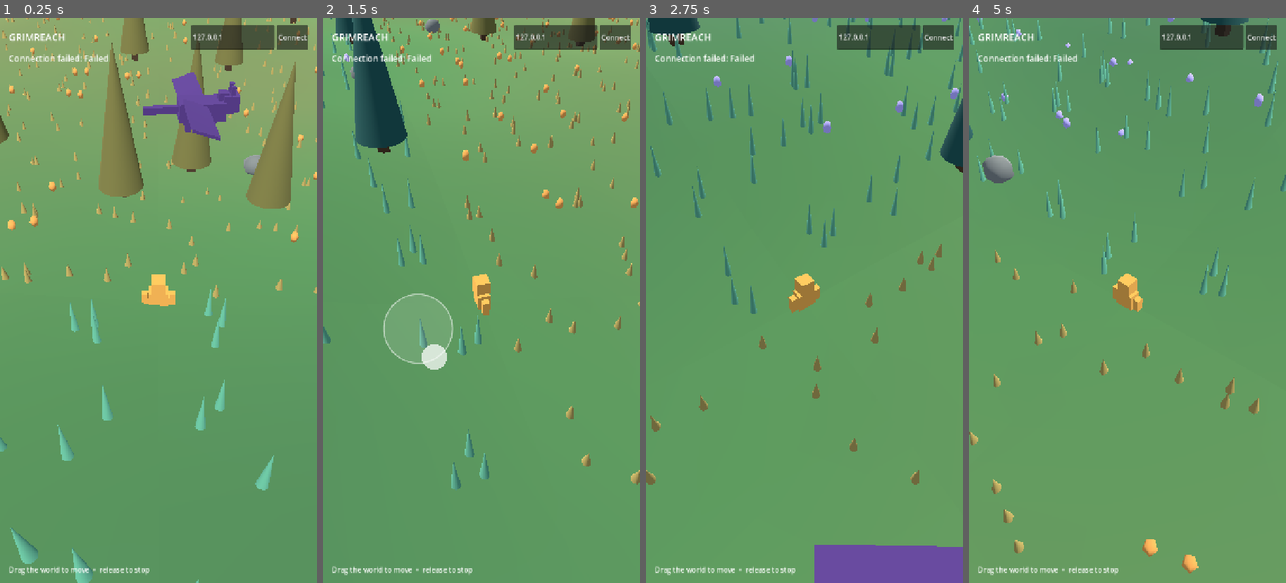
Above: before the commit, frames 1-4 (left to right).
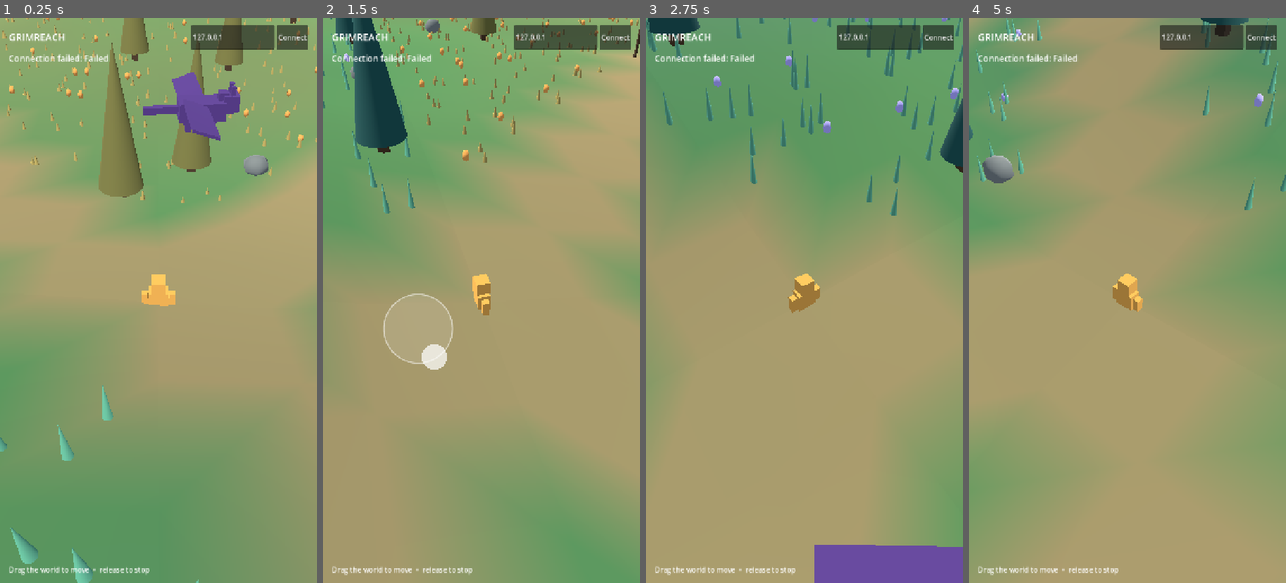
Above: after the commit, the same moments.

Repository: mozrin/grimreach
Game: Godot game, scene res://main.tscn
The game is run twice, just before and just after one commit, with the same random seed, the same clock (stepped at 60 frames per second) and the same inputs.
Inputs (mouse positions are in pixels of both pictures, inside the frame that each line leads up to):
- Up to frame 1 (0.25 s): no input
- Up to frame 2 (1.5 s): move the mouse to (551, 272) at 0.52 s; hold D 0.53-1.25 s; hold Q 0.53-1.25 s; click (551, 272) at 0.67 s; drag from (418, 328) to (465, 413) at 1.27 s
- Up to frame 3 (2.75 s): move the mouse to (836, 176) at 2.02 s; hold D from 2.03 s (still down); hold Q from 2.03 s (still down)
- Up to frame 4 (5 s): release D at 2.75 s; release Q at 2.75 s; drag from (1111, 413) to (1032, 215) at 2.77 s; move the mouse to (1222, 385) at 3.52 s; hold A 3.53-4.25 s; hold Q 3.53-4.25 s; drag from (1032, 215) to (1079, 159) at 4.27 s

The runs differ from the first frame. In frame 1, 51% of the frame differs, in the area x 0-100%, y 7-100%; in frame 2, 70%; in frame 3, 65%; in frame 4, 85%, in the area x 0-100%, y 0-100%.

Commit message:
feat(world): add discoverable sites and route network
Place stable camps, shrines, and courts across streamed regions with named landmarks and visible routes. Mirror solid footprints and clear travel corridors in the authoritative server, with focused site and collision checks.

Diff:
--- /dev/null
+++ b/client/tests/sites_smoke.gd
@@ -0,0 +1,32 @@
+extends SceneTree
+
+const TERRAIN_SCRIPT = preload("res://world/terrain.gd")
+
+
+func _initialize() -> void:
+	var terrain = TERRAIN_SCRIPT.new()
+	root.add_child(terrain)
+	await process_frame
+	var expected := {
+		Vector2i.ZERO: "ruin:0:0",
+		Vector2i(-1, -1): "camp:-1:-1",
+		Vector2i(0, -1): "shrine:0:-1",
+	}
+	for key in expected:
+		if not terrain.sites.has(key) or terrain.sites[key].id != expected[key]:
+			push_error("Starting area is missing a distinct destination")
+			quit(1)
+			return
+	var original: Dictionary = terrain.sites[Vector2i(0, -1)]
+	terrain.update_around(Vector3(1000, 0, 1000))
+	if terrain.sites.has(Vector2i(0, -1)):
+		push_error("Distant travel retained a faraway site")
+		quit(1)
+		return
+	terrain.update_around(Vector3.ZERO)
+	if terrain.sites[Vector2i(0, -1)].id != original.id:
+		push_error("Returning to a site changed its identity")
+		quit(1)
+		return
+	print("Site streaming smoke test passed")
+	quit()
--- a/client/world/terrain.gd
+++ b/client/world/terrain.gd
@@ -9,6 +9,7 @@
 var ridge := FastNoiseLite.new()
 var climate := FastNoiseLite.new()
 var chunks := {}
+var sites := {}
 var center_chunk := Vector2i(2147483647, 2147483647)
 var terrain_material := StandardMaterial3D.new()
 var trunk_material := StandardMaterial3D.new()
@@ -95,6 +96,7 @@
 		if abs(key.x - center_chunk.x) > VIEW_RADIUS or abs(key.y - center_chunk.y) > VIEW_RADIUS:
 			chunks[key].queue_free()
 			chunks.erase(key)
+			sites.erase(key)
 	for z in range(center_chunk.y - VIEW_RADIUS, center_chunk.y + VIEW_RADIUS + 1):
 		for x in range(center_chunk.x - VIEW_RADIUS, center_chunk.x + VIEW_RADIUS + 1):
 			var key := Vector2i(x, z)
@@ -130,10 +132,45 @@
 	instance.material_override = terrain_material
 	root.add_child(instance)
 	_populate_chunk(root, key)
+	var site := _site_for_chunk(key)
+	if not site.is_empty():
+		sites[key] = site
+		_add_site(root, site)
 	return root
 
 
+func _site_for_chunk(key: Vector2i) -> Dictionary:
+	var kind := ""
+	if key == Vector2i.ZERO or (posmod(key.x, 7) == 0 and posmod(key.y, 7) == 0):
+		kind = "ruin"
+	elif key == Vector2i(-1, -1):
+		kind = "camp"
+	elif key == Vector2i(0, -1):
+		kind = "shrine"
+	elif _hash(key.x, key.y, 47) % 3 == 0:
+		kind = ["ruin", "camp", "shrine"][_hash(key.x, key.y, 53) % 3]
+	if kind == "":
+		return {}
+	var offset := 19.0 if kind == "ruin" else 24.0
+	var position := Vector3(key.x * CHUNK_SIZE + offset, 0, key.y * CHUNK_SIZE + offset)
+	position.y = height_at(position.x, position.z)
+	var title: String = {"ruin": "Fallen Court", "camp": "Wayfarer Camp", "shrine": "Old Star Shrine"}[kind]
+	return {"id": "%s:%d:%d" % [kind, key.x, key.y], "kind": kind, "name": title, "position": position}
+
+
+func nearest_site(world_position: Vector3, radius: float) -> Dictionary:
+	var result := {}
+	var nearest := radius
+	for site in sites.values():
+		var distance: float = Vector2(world_position.x, world_position.z).distance_to(Vector2(site.position.x, site.position.z))
+		if distance < nearest:
+			nearest = distance
+			result = site
+	return result
+
+
 func _populate_chunk(root: Node3D, key: Vector2i) -> void:
+	var site := _site_for_chunk(key)
 	var climate_value := climate.get_noise_2d(key.x * CHUNK_SIZE + 24.0, key.y * CHUNK_SIZE + 24.0)
 	var biome := 0 if climate_value < -0.12 else (2 if climate_value > 0.12 else 1)
 	var grass_height := 0.9 if biome == 0 else (0.4 if biome == 2 else 0.65)
@@ -152,12 +189,14 @@
 			var tree_limit := 7 + _hash(floori(float(grid_x) / 24.0), floori(float(grid_z) / 24.0), 7) % 9
 			var choice := _hash(grid_x, grid_z, 11) % 100
 			for tuft in range(3):
+				if _is_route(x, z):
+					continue
 				var shift_x := float(_hash(grid_x, grid_z, 70 + tuft) % 300) / 100.0 - 1.5
 				var shift_z := float(_hash(grid_x, grid_z, 80 + tuft) % 300) / 100.0 - 1.5
 				var tuft_x := x + shift_x
 				var tuft_z := z + shift_z
 				grass.append(Transform3D(Basis().scaled(Vector3(0.35, grass_height, 0.35)), Vector3(tuft_x, height_at(tuft_x, tuft_z) + grass_height * 0.5, tuft_z)))
-			if Vector2(x, z).length() < 7.0:
+			if Vector2(x, z).length() < 7.0 or _is_route(x, z) or (not site.is_empty() and Vector2(x, z).distance_to(Vector2(site.position.x, site.position.z)) < 9.0):
 				continue
 			if choice < tree_limit:
 				trunks.append(Transform3D(Basis().scaled(Vector3(0.55, 3.0, 0.55)), place + Vector3(0, 1.5, 0)))
@@ -174,10 +213,19 @@
 	_add_instances(root, _rock_mesh(), stone_material, stones)
 	_add_instances(root, _flower_mesh(), biome_flowers[biome], flowers)
 	_add_instances(root, _cone_mesh(), biome_grass[biome], grass)
-	if key == Vector2i.ZERO or (posmod(key.x, 7) == 0 and posmod(key.y, 7) == 0):
-		_add_ruin(root, key)
 	if key == Vector2i(0, -1) or (_hash(key.x, key.y, 91) % 31 == 0):
 		_add_dragon(root, key)
+
+
+func _is_route(x: float, z: float) -> bool:
+	if absf(fposmod(x - 24.0 + 72.0, 144.0) - 72.0) < 3.5 or absf(fposmod(z - 24.0 + 72.0, 144.0) - 72.0) < 3.5:
+		return true
+	var point := Vector2(x, z)
+	for destination in [Vector2(19, 19), Vector2(-24, -24), Vector2(24, -24)]:
+		var closest := Geometry2D.get_closest_point_to_segment(point, Vector2.ZERO, destination)
+		if point.distance_to(closest) < 3.0:
+			return true
+	return false
 
 
 func _hash(x: int, z: int, salt: int) -> int:
@@ -225,24 +273,96 @@
 	return mesh
 
 
-func _add_ruin(root: Node3D, key: Vector2i) -> void:
-	var origin := Vector3(key.x * CHUNK_SIZE + 19.0, 0, key.y * CHUNK_SIZE + 19.0)
+func _add_site(root: Node3D, site: Dictionary) -> void:
+	match site.kind:
+		"ruin":
+			_add_ruin(root, site)
+		"camp":
+			_add_camp(root, site)
+		"shrine":
+			_add_shrine(root, site)
+	var marker := Label3D.new()
+	marker.text = site.name
+	marker.font_size = 64
+	marker.pixel_size = 0.006
+	marker.billboard = BaseMaterial3D.BILLBOARD_ENABLED
+	marker.position = site.position + Vector3(0, 8.0, 0)
+	root.add_child(marker)
+
+
+func _add_ruin(root: Node3D, site: Dictionary) -> void:
+	var origin: Vector3 = site.position
 	for piece in [
 		[Vector3(-5, 1.6, -5), Vector3(1, 3.2, 1)],
 		[Vector3(5, 1.6, -5), Vector3(1, 3.2, 1)],
 		[Vector3(0, 3.3, -5), Vector3(11, 1, 1)],
 		[Vector3(-5, 1.0, 5), Vector3(1, 2, 1)],
 		[Vector3(5, 1.0, 5), Vector3(1, 2, 1)],
-		[Vector3(0, 0.2, 0), Vector3(12, 0.4, 12)],
+		[Vector3(0, -0.12, 0), Vector3(12, 0.25, 12)],
 	]:
-		var block := MeshInstance3D.new()
-		var mesh := BoxMesh.new()
-		mesh.size = piece[1]
-		block.mesh = mesh
-		block.material_override = stone_material
 		var position: Vector3 = origin + piece[0]
-		block.position = Vector3(position.x, height_at(position.x, position.z) + piece[0].y, position.z)
-		root.add_child(block)
+		_add_site_block(root, Vector3(position.x, height_at(position.x, position.z) + piece[0].y, position.z), piece[1], stone_material)
+
+
+func _add_camp(root: Node3D, site: Dictionary) -> void:
+	var origin: Vector3 = site.position
+	var canvas := _colored_material(Color(0.62, 0.34, 0.22))
+	var ember := _colored_material(Color(1.0, 0.53, 0.18))
+	for offset in [Vector3(-4, 0, -1), Vector3(4, 0, -1)]:
+		var tent := MeshInstance3D.new()
+		var shape := CylinderMesh.new()
+		shape.top_radius = 0.0
+		shape.bottom_radius = 2.0
+		shape.height = 3.0
+		shape.radial_segments = 4
+		tent.mesh = shape
+		tent.material_override = canvas
+		var x: float = origin.x + offset.x
+		var z: float = origin.z + offset.z
+		tent.position = Vector3(x, height_at(x, z) + 1.5, z)
+		root.add_child(tent)
+	_add_site_block(root, origin + Vector3(0, 0.25, 0), Vector3(1.4, 0.5, 1.4), stone_material)
+	_add_site_block(root, origin + Vector3(0, 0.9, 0), Vector3(0.7, 1.1, 0.7), ember)
+	_add_site_block(root, origin + Vector3(0, 1.8, 4), Vector3(0.18, 3.6, 0.18), trunk_material)
+	_add_site_block(root, origin + Vector3(0.9, 3.1, 4), Vector3(1.8, 0.9, 0.08), canvas)
+
+
+func _add_shrine(root: Node3D, site: Dictionary) -> void:
+	var origin: Vector3 = site.position
+	var glow := _colored_material(Color(0.45, 0.81, 0.91))
+	glow.emission_enabled = true
+	glow.emission = Color(0.25, 0.60, 0.84)
+	_add_site_block(root, origin + Vector3(0, -0.12, 0), Vector3(10, 0.25, 10), stone_material)
+	var spire := MeshInstance3D.new()
+	var shape := CylinderMesh.new()
+	shape.radial_segments = 4
+	shape.bottom_radius = 1.0
+	shape.top_radius = 0.2
+	shape.height = 5.0
+	spire.mesh = shape
+	spire.material_override = stone_material
+	spire.position = origin + Vector3(0, 2.7, 0)
+	root.add_child(spire)
+	for offset in [Vector3(-4, 1.2, -4), Vector3(4, 1.2, -4), Vector3(-4, 1.2, 4), Vector3(4, 1.2, 4)]:
+		_add_site_block(root, origin + offset, Vector3(0.8, 2.4, 0.8), stone_material)
+	var beacon := MeshInstance3D.new()
+	var orb := SphereMesh.new()
+	orb.radius = 0.7
+	orb.height = 1.4
+	beacon.mesh = orb
+	beacon.material_override = glow
+	beacon.position = origin + Vector3(0, 5.8, 0)
+	root.add_child(beacon)
+
+
+func _add_site_block(root: Node3D, position: Vector3, dimensions: Vector3, material: Material) -> void:
+	var block := MeshInstance3D.new()
+	var mesh := BoxMesh.new()
+	mesh.size = dimensions
+	block.mesh = mesh
+	block.material_override = material
+	block.position = position
+	root.add_child(block)
 
 
 func _add_dragon(root: Node3D, key: Vector2i) -> void:
@@ -289,5 +409,7 @@
 	var color := wet.lerp(meadow, clampf((climate_value + 0.5) * 2.0, 0.0, 1.0))
 	color = color.lerp(dry, clampf(climate_value * 2.0, 0.0, 1.0))
 	color = color.lerp(Color(0.52, 0.53, 0.48), clampf((point.y - 5.0) / 12.0, 0.0, 0.7))
+	if _is_route(point.x, point.z):
+		color = color.lerp(Color(0.68, 0.55, 0.37), 0.8)
 	surface.set_color(color)
 	surface.add_vertex(point)
Not shown, added: client/tests/sites_smoke.gd.uid
Not shown, changed: server/collision.go
Not shown, changed: server/collision_test.go
